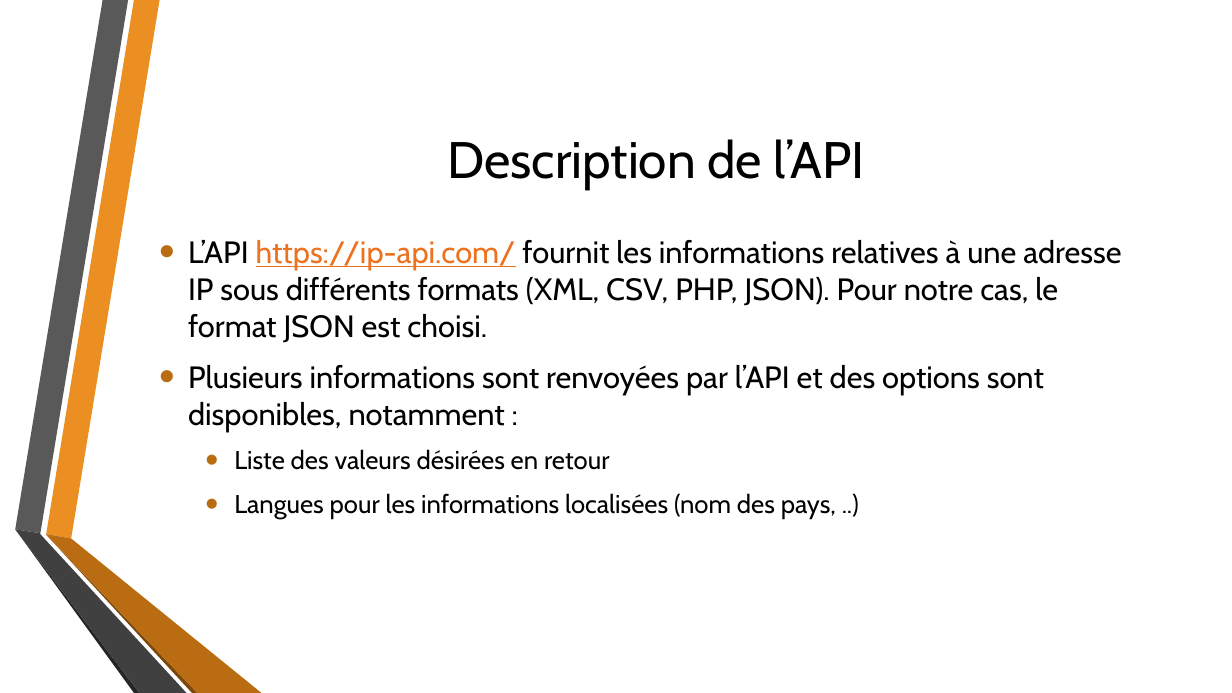
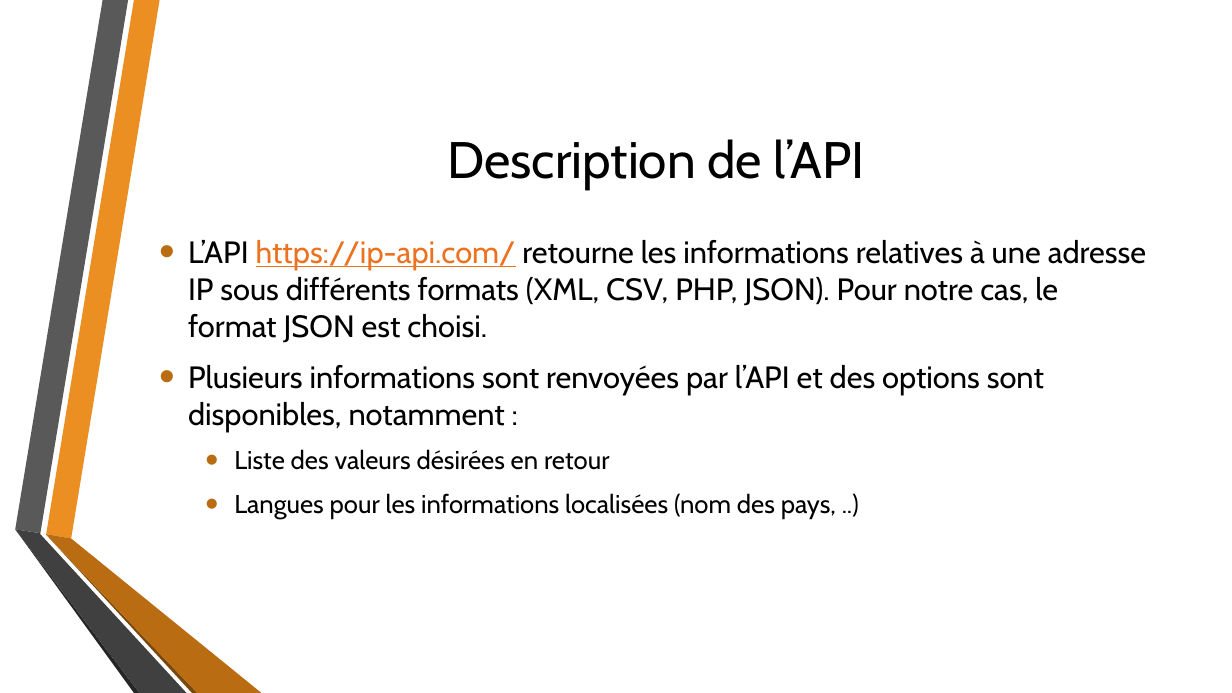
Before and after one commit to jefschaerz/CAS-DAR_MWS-IPGeolocation, a slide deck: slide 3 of 0_Présentation - IP-Locator.pptx. Drawn at 1232x693 pixels with LibreOffice and Linux fonts; fonts in the diff are those of the drawing; background and template pictures are left out. Boxes give left, top, right and bottom in pixels: in the first picture for what was removed or moved away, otherwise in the second. Text is boxed around its words. In the diff, an @@ line names an element or a change of style, - is before the commit and + after.

```diff
--- a/0_Présentation - IP-Locator.pptx
+++ b/0_Présentation - IP-Locator.pptx
@@ text at (x1=188, y1=240, x2=1146, y2=343): text changed @@
-• L’API https://ip-api.com/ fournit les informations relatives à une adresse IP sous différents formats (XML, CSV, PHP, JSON). Pour notre cas, le format JSON est choisi.
+• L’API https://ip-api.com/ retourne les informations relatives à une adresse IP sous différents formats (XML, CSV, PHP, JSON). Pour notre cas, le format JSON est choisi.
```
Also in this commit, not shown: 6 other slides changed, 1 slide added, 1 slide removed, 5 other files.
